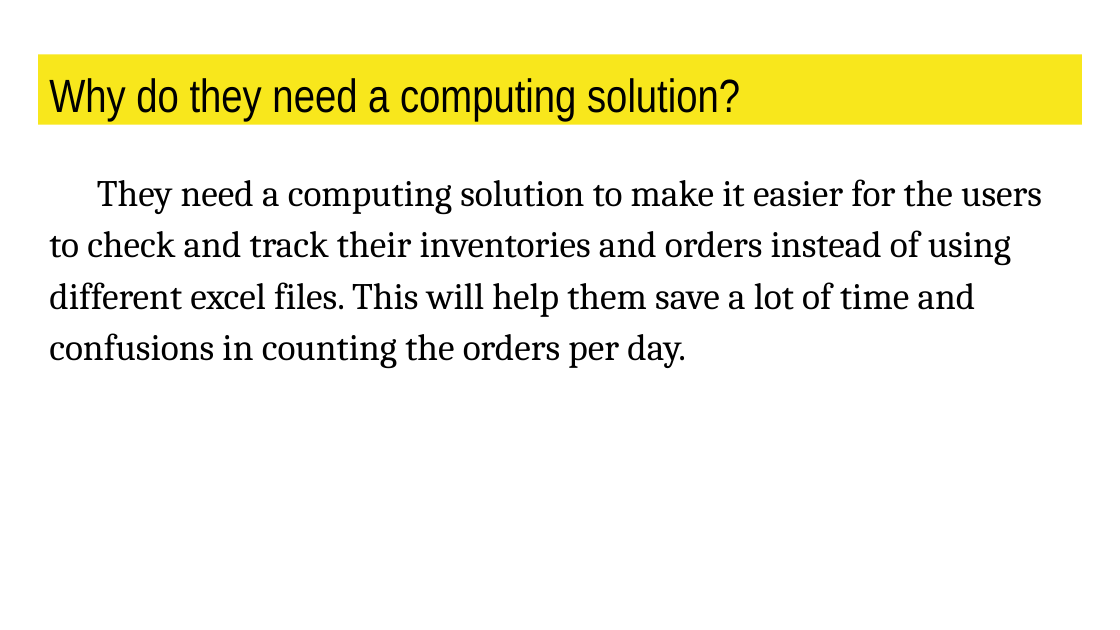
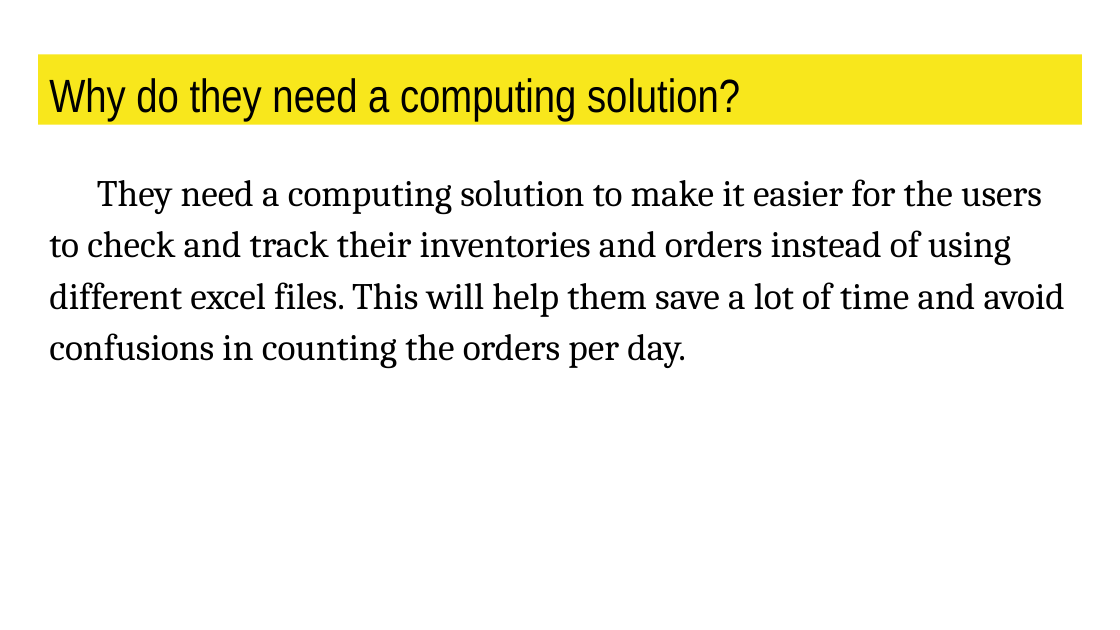
Before and after one commit to HillaryFong/Analyst-approved, a slide deck: slide 7 of INTROSE - Analysts.pptx. Drawn at 1120x630 pixels with LibreOffice and Linux fonts; fonts in the diff are those of the drawing. Boxes give left, top, right and bottom in pixels: in the first picture for what was removed or moved away, otherwise in the second. Text is boxed around its words. In the diff, an @@ line names an element or a change of style, - is before the commit and + after.

```diff
--- a/INTROSE - Analysts.pptx
+++ b/INTROSE - Analysts.pptx
@@ text at [49,179,1065,369]: text changed @@
-They need a computing solution to make it easier for the users to check and track their inventories and orders instead of using different excel files. This will help them save a lot of time and confusions in counting the orders per day.
+They need a computing solution to make it easier for the users to check and track their inventories and orders instead of using different excel files. This will help them save a lot of time and avoid confusions in counting the orders per day.
```
Also in this commit, not shown: 1 other slide changed, 2 other files.
